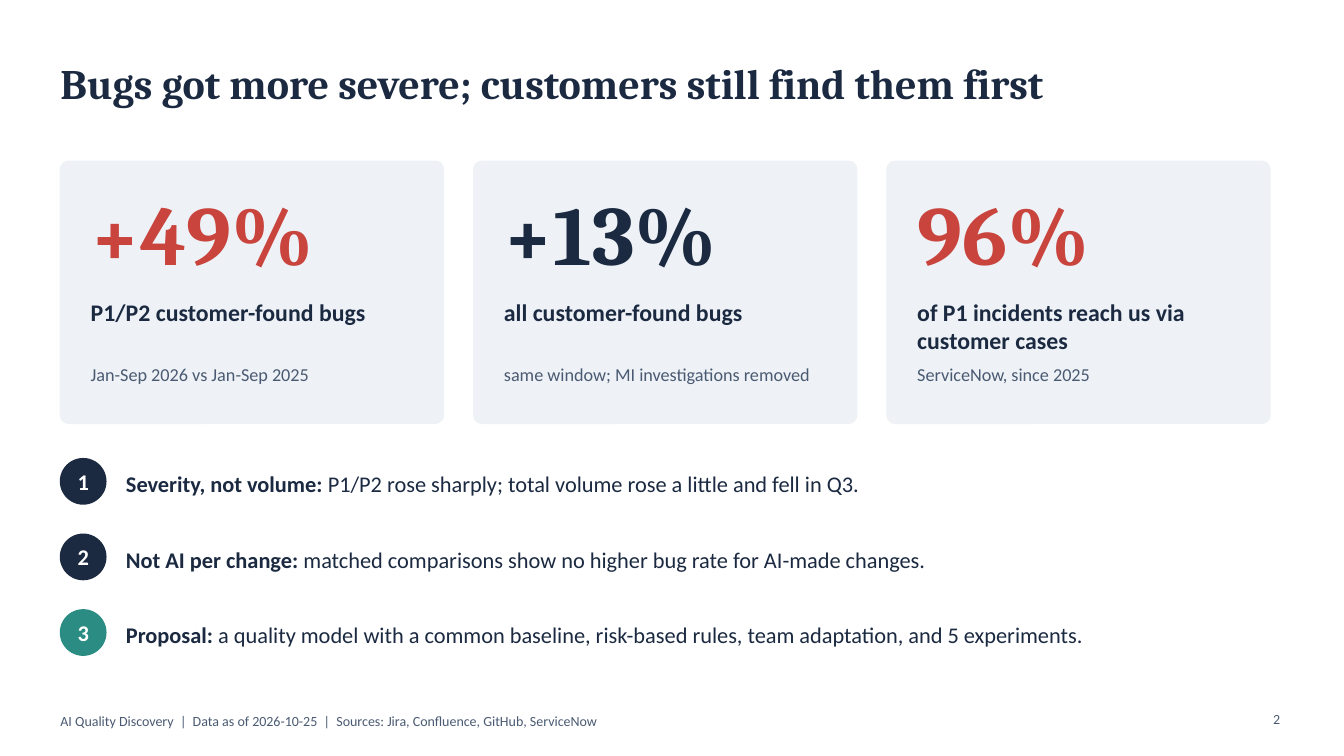
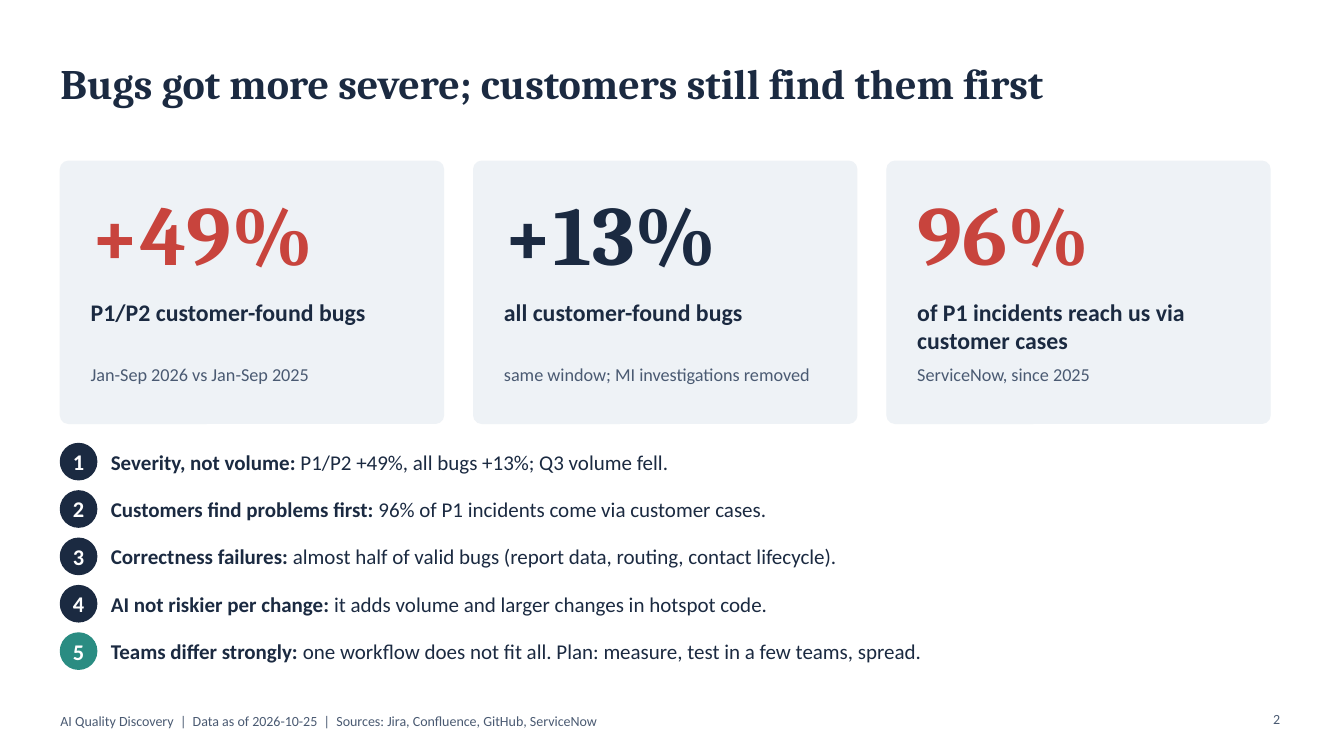
Before and after one commit to Guy-nice/ai-quality-discovery-factory, a slide deck: slide 2 of docs/05-summary/management-deck-v3.pptx. Drawn at 1344x756 pixels with LibreOffice and Linux fonts; fonts in the diff are those of the drawing. Boxes give left, top, right and bottom in pixels: in the first picture for what was removed or moved away, otherwise in the second. Text is boxed around its words. In the diff, an @@ line names an element or a change of style, - is before the commit and + after.

Commit message:
deck v3: README summary on slide 2 (iteration 31)

```diff
--- a/docs/05-summary/management-deck-v3.pptx
+++ b/docs/05-summary/management-deck-v3.pptx
@@ text "1": place and size @@
-text "1" at [78,475,89,490]
+text "1" at [73,455,84,470]
@@ ellipse: place and size @@
-ellipse at [60,459,106,504]
+ellipse at [60,444,97,480]
@@ text at [111,455,668,474]: text changed; size 16 to 15 pt @@
-Severity, not volume: P1/P2 rose sharply; total volume rose a little and fell in Q3.
+Severity, not volume: P1/P2 +49%, all bugs +13%; Q3 volume fell.
@@ text "2": place and size @@
-text "2" at [78,550,89,565]
+text "2" at [73,502,84,517]
@@ ellipse: place and size @@
-ellipse at [60,534,106,580]
+ellipse at [60,491,97,527]
@@ text at [111,502,766,521]: text changed; size 16 to 15 pt @@
-Not AI per change: matched comparisons show no higher bug rate for AI-made changes.
+Customers find problems first: 96% of P1 incidents come via customer cases.
@@ text "3": place and size @@
-text "3" at [78,626,89,641]
+text "3" at [73,550,84,565]
@@ ellipse: place and size @@
-ellipse at [60,610,106,655]
+ellipse at [60,538,97,575]
@@ ellipse at [60,538,97,575]: fill #2A8C82 to #1B2A41; outline #2A8C82 1 pt to #1B2A41 1 pt @@
@@ text at [111,549,836,568]: text changed; size 16 to 15 pt @@
-Proposal: a quality model with a common baseline, risk-based rules, team adaptation, and 5 experiments.
+Correctness failures: almost half of valid bugs (report data, routing, contact lifecycle).
@@ ellipse added at [60,586,97,622], fill #1B2A41, outline #1B2A41 1 pt @@
@@ text added at [73,597,84,612], 16 pt, text #FFFFFF, bold @@
+4
@@ text added at [111,597,767,616], 15 pt, text #1B2A41 @@
+AI not riskier per change: it adds volume and larger changes in hotspot code.
@@ ellipse added at [60,633,97,669], fill #2A8C82, outline #2A8C82 1 pt @@
@@ text added at [73,645,84,660], 16 pt, text #FFFFFF, bold @@
+5
@@ text added at [111,644,921,663], 15 pt, text #1B2A41 @@
+Teams differ strongly: one workflow does not fit all. Plan: measure, test in a few teams, spread.
```
Also in this commit, not shown: 4 other files.
